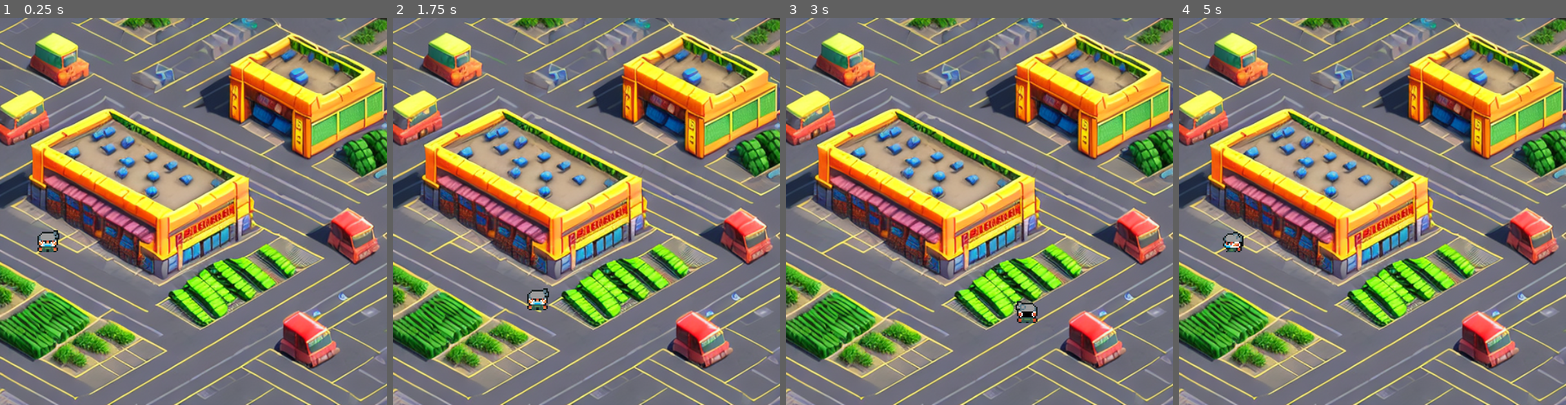
Above: before the commit, frames 1-4 (left to right).
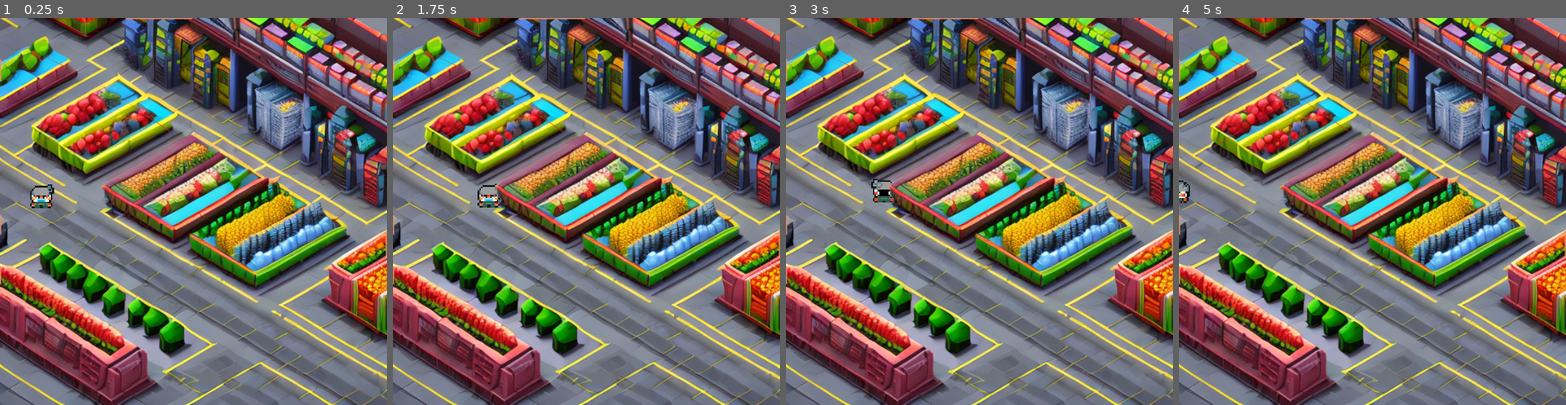
Above: after the commit, the same moments.

Repository: JWolff98/Grocery-Havok
Game: Godot game, scene res://main.tscn
Two runs of this game, one before a commit and one after it. Both use one fixed random seed, a clock stepped at 60 frames per second and the inputs below.
Inputs:
- Up to frame 1 (0.25 s): no input
- Up to frame 2 (1.75 s): tap Enter at 0.5 s; hold D (move_right) 0.53-1.28 s; hold S (move_down) from 1.28 s (still down)
- Up to frame 3 (3 s): release S (move_down) at 2.03 s; hold D (move_right) 2.03-2.78 s; hold W (move_up) from 2.78 s (still down)
- Up to frame 4 (5 s): release W (move_up) at 3.53 s; hold A (move_left) from 3.53 s (still down)

The runs differ from the first frame. In frame 1, 87% of the frame differs, in the area x 0-100%, y 0-100%; in frame 2, 87%; in frame 3, 87%; in frame 4, 87%.

Commit message:
Added 3 AI-generated (scenario.gg) backgrounds for produce aisle. Created a scene and implemented rudimentary collision system for one of them, along with a foreground. More work needed. macOS build needed

Diff:
--- /dev/null
+++ b/background_1.tscn
@@ -0,0 +1,84 @@
+[gd_scene load_steps=4 format=2]
+
+[ext_resource path="res://assets/backgrounds/produce_aisle/1/produce_aisle_1_foreground.png" type="Texture" id=1]
+[ext_resource path="res://assets/backgrounds/produce_aisle/1/produce_aisle_1.png" type="Texture" id=2]
+
+[sub_resource type="GDScript" id=1]
+script/source = "extends TextureRect
+
+
+# Declare member variables here. Examples:
+# var a = 2
+# var b = \"text\"
+
+
+# Called when the node enters the scene tree for the first time.
+func _ready():
+	pass # Replace with function body.
+
+
+# Called every frame. 'delta' is the elapsed time since the previous frame.
+#func _process(delta):
+#	pass
+"
+
+[node name="background_1" type="TextureRect"]
+margin_right = 600.0
+margin_bottom = 600.0
+texture = ExtResource( 2 )
+expand = true
+script = SubResource( 1 )
+
+[node name="aisle_0" type="StaticBody2D" parent="."]
+
+[node name="CollisionPolygon2D" type="CollisionPolygon2D" parent="aisle_0"]
+polygon = PoolVector2Array( 162, 296, 391, 424, 539, 342, 309, 210 )
+
+[node name="aisle_1" type="StaticBody2D" parent="."]
+
+[node name="CollisionPolygon2D" type="CollisionPolygon2D" parent="aisle_1"]
+polygon = PoolVector2Array( 52, 200, 134, 252, 263, 175, 183, 121 )
+
+[node name="aisle_2" type="StaticBody2D" parent="."]
+
+[node name="CollisionPolygon2D" type="CollisionPolygon2D" parent="aisle_2"]
+polygon = PoolVector2Array( 1, 156, 126, 87, 74, 62, -1, 99 )
+
+[node name="aisle_3" type="StaticBody2D" parent="."]
+
+[node name="CollisionPolygon2D" type="CollisionPolygon2D" parent="aisle_3"]
+polygon = PoolVector2Array( 600, 501, 495, 438, 604, 366 )
+
+[node name="aisle_4" type="StaticBody2D" parent="."]
+
+[node name="CollisionPolygon2D" type="CollisionPolygon2D" parent="aisle_4"]
+polygon = PoolVector2Array( 267, 522, 296, 502, 86, 373, 60, 391 )
+
+[node name="aisle_5" type="StaticBody2D" parent="."]
+
+[node name="CollisionPolygon2D" type="CollisionPolygon2D" parent="aisle_5"]
+polygon = PoolVector2Array( 190, 65, 587, 295, 599, 287, 600, 0, 295, 4, 188, 70 )
+
+[node name="aisle_6" type="StaticBody2D" parent="."]
+
+[node name="CollisionPolygon2D" type="CollisionPolygon2D" parent="aisle_6"]
+polygon = PoolVector2Array( 197, -2, 131, 36, 61, -1 )
+
+[node name="aisle_7" type="StaticBody2D" parent="."]
+
+[node name="CollisionPolygon2D" type="CollisionPolygon2D" parent="aisle_7"]
+polygon = PoolVector2Array( 0, 355, 15, 349, 0, 335 )
+
+[node name="aisle_8" type="StaticBody2D" parent="."]
+
+[node name="CollisionPolygon2D" type="CollisionPolygon2D" parent="aisle_8"]
+polygon = PoolVector2Array( 184, 599, 238, 564, -3, 411, 2, 598 )
+
+[node name="Area2D" type="Area2D" parent="."]
+z_index = 1
+
+[node name="foreground" type="TextureRect" parent="Area2D"]
+margin_right = 600.0
+margin_bottom = 600.0
+texture = ExtResource( 1 )
+expand = true
--- a/main.tscn
+++ b/main.tscn
@@ -1,16 +1,12 @@
 [gd_scene load_steps=3 format=2]
 
-[ext_resource path="res://assets/background_1_temp.png" type="Texture" id=1]
 [ext_resource path="res://player.tscn" type="PackedScene" id=2]
+[ext_resource path="res://background_1.tscn" type="PackedScene" id=3]
 
 [node name="main" type="Node"]
 
-[node name="TextureRect" type="TextureRect" parent="."]
-margin_right = 600.0
-margin_bottom = 600.0
-texture = ExtResource( 1 )
-expand = true
+[node name="background_1" parent="." instance=ExtResource( 3 )]
 
 [node name="player" parent="." instance=ExtResource( 2 )]
-position = Vector2( 74, 345 )
-scale = Vector2( 0.3, 0.3 )
+position = Vector2( 64, 275 )
+scale = Vector2( 0.33, 0.33 )
--- a/player.gd
+++ b/player.gd
@@ -16,7 +16,7 @@
 # Called every frame. 'delta' is the elapsed time since the previous frame.
 #func _process(delta):
 #	pass
-func _process(delta):
+func _physics_process(delta):
 	var velocity = Vector2.ZERO
 	if Input.is_action_pressed("move_right"):
 		velocity.x += 1
@@ -31,7 +31,10 @@
 		$AnimatedSprite.play()
 	else:
 		$AnimatedSprite.stop()
-	position += velocity*delta
+	#position += velocity*delta
+	#position.x = clamp(position.x, 0, screen_size.x)
+	#position.y = clamp(position.y, 0, screen_size.y)
+	move_and_collide(velocity*delta)
 	position.x = clamp(position.x, 0, screen_size.x)
 	position.y = clamp(position.y, 0, screen_size.y)
 	if velocity.y != 0:
--- a/player.tscn
+++ b/player.tscn
@@ -317,7 +317,7 @@
 } ]
 
 [sub_resource type="RectangleShape2D" id=49]
-extents = Vector2( 52.5, 52.5 )
+extents = Vector2( 52, 52.5 )
 
 [node name="player" type="KinematicBody2D"]
 script = ExtResource( 1 )
@@ -328,5 +328,5 @@
 animation = "walk_forward"
 
 [node name="CollisionShape2D" type="CollisionShape2D" parent="."]
-position = Vector2( 0, 8 )
+position = Vector2( 0, 7.5 )
 shape = SubResource( 49 )
Binary file added: assets/backgrounds/produce_aisle/1/produce_aisle_1.png
Not shown, added: assets/backgrounds/produce_aisle/1/produce_aisle_1.png.import
Binary file added: assets/backgrounds/produce_aisle/1/produce_aisle_1_foreground.png
Not shown, added: assets/backgrounds/produce_aisle/1/produce_aisle_1_foreground.png.import
Binary file added: assets/backgrounds/produce_aisle/2/produce_aisle_2.png
Not shown, added: assets/backgrounds/produce_aisle/2/produce_aisle_2.png.import
Binary file added: assets/backgrounds/produce_aisle/3/produce_aisle_3.png
Not shown, added: assets/backgrounds/produce_aisle/3/produce_aisle_3.png.import
Not shown, added: assets/backgrounds/produce_aisle/produce_aisle_1.png.import
Not shown, added: assets/backgrounds/produce_aisle/produce_aisle_2.png.import
Not shown, added: assets/backgrounds/produce_aisle/produce_aisle_3.png.import
Not shown, removed: test.txt
(and 15 more such lines)
